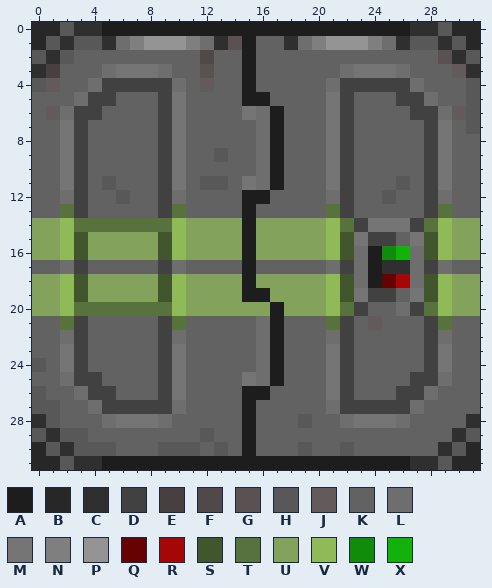
File history of a pixel-art sprite, Resources/Textures/Structures/Doors/Airlocks/Standard/command.rsi/closed.png. That is the earlier state.
The file is 32x32 pixels. Colours within 5 levels of each other are drawn and written as one.
Palette (. is transparent): A #1d1d1d  B #272727  C #2f2f2f  D #414141  E #484040  F #514949  G #5a5252  H #585858  J #635b5b  K #626262  L #6e6e6e  M #757575  N #807f7f  P #949494  Q #660202  R #a50707  S #41562d  T #58723e  U #83a35d  V #90ba58  W #108b0a  X #12b20a
Once edited:
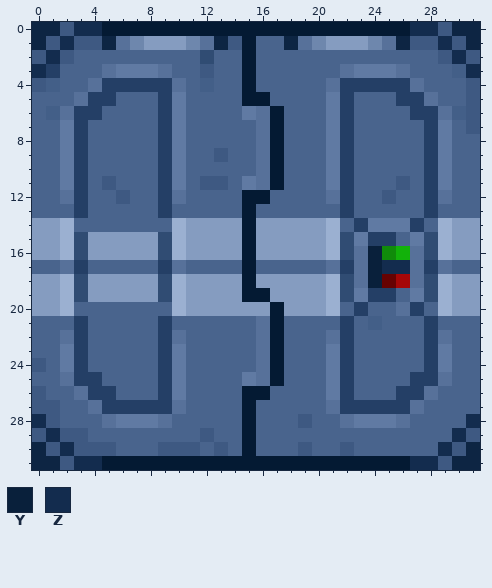
Colours new in this view: Y #09203b  Z #132c4e
The edit:
{"colour":"A","old":"#1d1d1d","new":"#041a33"}
{"colour":"B","old":"#272727","new":"#0d2543"}
{"colour":"D","old":"#414141","new":"#243f66"}
{"colour":"H","old":"#585858","new":"#3e5982"}
{"colour":"J","old":"#635b5b","new":"#435f88"}
{"colour":"K","old":"#626262","new":"#49648d"}
{"colour":"L","old":"#6e6e6e","new":"#57719a"}
{"colour":"M","old":"#757575","new":"#607aa3"}
{"colour":"N","old":"#807f7f","new":"#6e87ad"}
{"colour":"S","old":"#41562d","new":"#304c73"}
{"colour":"U","old":"#83a35d","new":"#859cc0"}
{"colour":"V","old":"#90ba58","new":"#9bb0d1"}
{"y":0,"x":3,"old":"CC","new":"ZZ"}
{"y":0,"x":27,"old":"CC","new":"ZZ"}
{"y":1,"x":2,"old":"C","new":"Z"}
{"y":1,"x":5,"old":"C","new":"B"}
{"y":1,"x":8,"old":"PPP","new":"UUU"}
{"y":1,"x":13,"old":"CG","new":"BH"}
{"y":1,"x":18,"old":"C","new":"B"}
{"y":1,"x":21,"old":"PPP","new":"UUU"}
{"y":1,"x":26,"old":"C","new":"B"}
{"y":1,"x":29,"old":"C","new":"Z"}
{"y":2,"x":1,"old":"C","new":"Z"}
{"y":2,"x":12,"old":"F","new":"S"}
{"y":2,"x":29,"old":"GC","new":"HZ"}
{"y":3,"x":0,"old":"CE","new":"ZD"}
{"y":3,"x":12,"old":"G","new":"H"}
{"y":3,"x":31,"old":"C","new":"Z"}
{"y":13,"x":2,"old":"T","new":"K"}
{"y":13,"x":10,"old":"T","new":"K"}
{"y":13,"x":21,"old":"T","new":"K"}
{"y":13,"x":29,"old":"T","new":"K"}
{"y":14,"x":3,"old":"TTTTTTT","new":"KKKKKKK"}
{"y":14,"x":22,"old":"T","new":"K"}
{"y":14,"x":28,"old":"T","new":"K"}
{"y":16,"x":24,"old":"A","new":"Y"}
{"y":17,"x":24,"old":"ACC","new":"YZZ"}
{"y":18,"x":24,"old":"A","new":"Y"}
{"y":20,"x":3,"old":"TTTTTTT","new":"KKKKKKK"}
{"y":20,"x":22,"old":"T","new":"K"}
{"y":20,"x":28,"old":"T","new":"K"}
{"y":21,"x":2,"old":"T","new":"K"}
{"y":21,"x":10,"old":"T","new":"K"}
{"y":21,"x":21,"old":"T","new":"K"}
{"y":21,"x":29,"old":"T","new":"K"}
{"y":28,"x":0,"old":"C","new":"Z"}
{"y":28,"x":31,"old":"C","new":"Z"}
{"y":29,"x":1,"old":"C","new":"Z"}
{"y":29,"x":30,"old":"C","new":"Z"}
{"y":30,"x":2,"old":"C","new":"Z"}
{"y":30,"x":29,"old":"C","new":"Z"}
{"y":31,"x":3,"old":"CC","new":"ZZ"}
{"y":31,"x":27,"old":"CC","new":"ZZ"}
{"label":"changed","picture_box":[32,22,480,470]}
